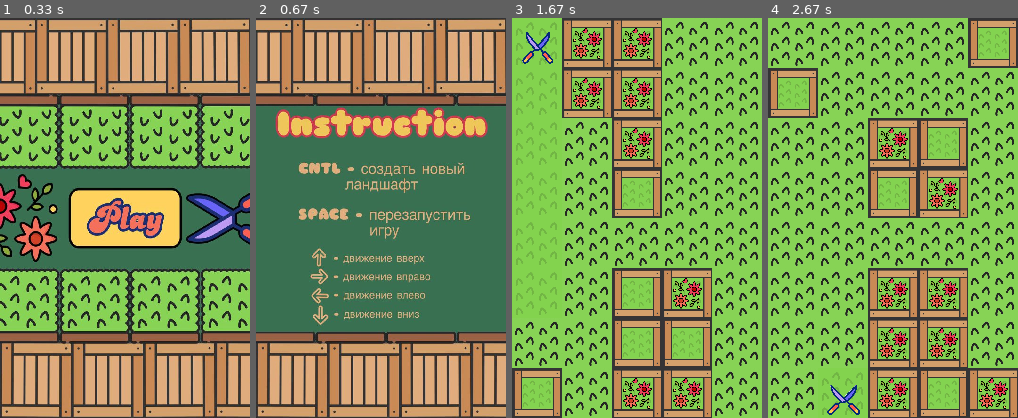
Above: before the commit, frames 1-4 (left to right).
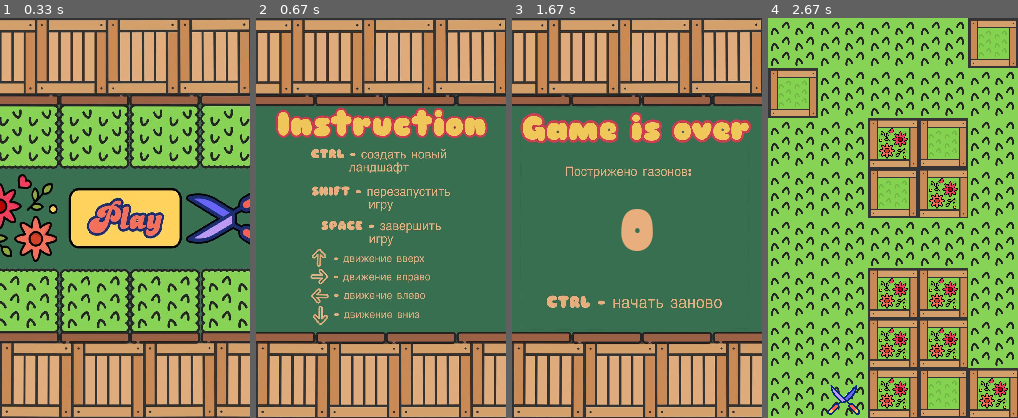
Above: after the commit, the same moments.

Repository: rinaa040/pygame
Game: pygame game, started from mainGame.py
Two runs of this game, one before a commit and one after it. Both use one fixed random seed, a clock stepped at 60 frames per second and the inputs below.
Inputs (mouse positions are in pixels of both pictures, inside the frame that each line leads up to):
- Up to frame 1 (0.33 s): no input
- Up to frame 2 (0.67 s): tap Space at 0.33 s
- Up to frame 3 (1.67 s): click (717, 206) at 1.22 s; hold Space from 1.5 s (still down); hold Up from 1.5 s (still down)
- Up to frame 4 (2.67 s): release Space at 1.97 s; release Up at 1.97 s; tap Ctrl at 2 s; tap Right Shift at 2.33 s

Frame 1 is identical in both runs. In frame 2, 10% of the frame differs, in the area x 0-100%, y 0-100%; in frame 3, 95%; in frame 4, 0.4%.

Commit message:
Add files via upload

Diff:
--- a/field.txt
+++ b/field.txt
@@ -1,8 +1,8 @@
-....#
-*....
+..#..
+.@#..
 **...
-*#...
+#*...
 .....
-.@##.
-..#*.
-..**#
+.#*..
+.#*..
+.*#.*
--- a/mainGame.py
+++ b/mainGame.py
@@ -17,6 +17,7 @@
 all_sprites = pygame.sprite.Group()
 tiles_group = pygame.sprite.Group()
 player_group = pygame.sprite.Group()
+result_group = pygame.sprite.Group()
 
 fps = 50
 clock = pygame.time.Clock()
@@ -77,12 +78,28 @@
 
 
 class Tile(pygame.sprite.Sprite):
-    def __init__(self, tile_type, pos_x, pos_y, flag=True):
+    def __init__(self, tile_type, pos_x, pos_y):
         super().__init__(tiles_group, all_sprites)
         self.image = tile_images[tile_type]
         self.image = pygame.transform.scale(self.image, (50, 50))
         self.rect = self.image.get_rect().move(
             tile_width * pos_x, tile_height * pos_y)
+
+
+class Result(pygame.sprite.Sprite):
+    def __init__(self, count):
+        super().__init__(result_group, all_sprites)
+        self.count = count
+        self.image = load_image('result.jpg')
+        self.image = pygame.transform.scale(self.image, (width, height))
+        self.rect = self.image.get_rect().move(0, 0)
+
+    def display(self):
+        font = pygame.font.Font("7fonts.ru_Sniglet.ttf", 60)
+        textSurf = font.render(str(self.count), 1, (233, 174, 126))
+        W = textSurf.get_width()
+        H = textSurf.get_height()
+        self.image.blit(textSurf, [width / 2 - W / 2, height / 2 - 0.2 * H])
 
 
 class Player(pygame.sprite.Sprite):
@@ -119,11 +136,10 @@
         if self.cur_direction == 3:
             self.image = pygame.transform.rotate(self.image, 90)
 
-
     def move_up(self):
         self.cur_direction = 0
         count = self.pos_y + 1
-        #pygame.mixer.music.set_volume(0.5)
+        # pygame.mixer.music.set_volume(0.5)
         s.play()
         for i in range(count):
             self.image = pygame.transform.rotate(self.image, 0)
@@ -147,7 +163,7 @@
     def move_down(self, level_y):
         self.cur_direction = 2
         count = level_y - self.pos_y + 1
-        #pygame.mixer.music.set_volume(0.5)
+        # pygame.mixer.music.set_volume(0.5)
         s.play()
         for i in range(count):
             self.image = pygame.transform.rotate(self.image, 180)
@@ -171,7 +187,7 @@
     def move_right(self, level_x):
         self.cur_direction = 1
         count = level_x - self.pos_x + 1
-        #pygame.mixer.music.set_volume(0.5)
+        # pygame.mixer.music.set_volume(0.5)
         s.play()
         for i in range(count):
             if self.rect.collidelist(collided_tiles) != -1:
@@ -192,7 +208,7 @@
     def move_left(self):
         self.cur_direction = 3
         count = self.pos_x + 1
-       # pygame.mixer.music.set_volume(0.5)
+        # pygame.mixer.music.set_volume(0.5)
         s.play()
         for i in range(count):
             if self.rect.collidelist(collided_tiles) != -1:
@@ -312,7 +328,6 @@
 
 
 def start_screen():
-
     fon = pygame.transform.scale(load_image('fon.jpg'), (width, height))
     rules = pygame.transform.scale(load_image('fon2.jpg'), (width, height))
     screen.blit(fon, (0, 0))
@@ -332,11 +347,9 @@
         clock.tick(fps)
 
 
-
-
-
 start_screen()
 running = True
+count_maps = 0
 # generate_level(load_level('field.txt'))
 while running:
     for event in pygame.event.get():
@@ -351,12 +364,15 @@
                 player.move_right(level_x)
             if event.key == pygame.K_LEFT:
                 player.move_left()
-            if event.key == pygame.K_SPACE:
+            if event.key == pygame.K_RSHIFT or event.key == pygame.K_LSHIFT:
                 back(uncollided_tiles)
                 player.start_position()
-            if event.key == pygame.K_LCTRL:
+            if event.key == pygame.K_LCTRL or event.key == pygame.K_RCTRL:
+                count_maps += 1
                 player, level_x, level_y, collided_tiles, uncollided_tiles = generate_level(load_level('field.txt'))
-
+            if event.key == pygame.K_SPACE:
+                result = Result(count_maps)
+                result.display()
     screen.fill('white')
     all_sprites.draw(screen)
     all_sprites.update()
Binary file added: 7fonts.ru_Sniglet.ttf
Binary file changed: fon2.jpg
Binary file added: result.jpg
